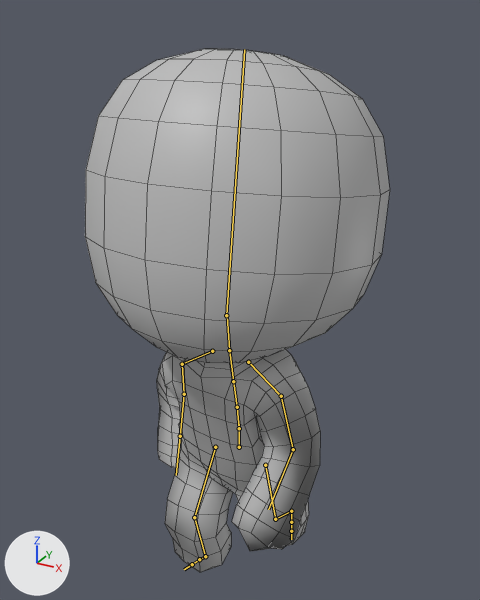
What one commit did to the FBX model Editor/IKRig/WalkingUp.fbx.
Before and after are seen from a camera (50 mm lens) standing at (1.8, -3.24, 3.57) and looking at (-0.01, 0.06, 1.92). The axes (+X, +Y, +Z) are drawn at lower left. The lights are the same throughout. The older version comes first. Both versions are drawn at frame 27 of the action 'Baked'; the numbers are the values there. The bones that change, and the others that lie on the model, are drawn over the model as lines. Mesh edges are drawn as thin lines.

Names of what the first picture shows: 'StickMan'.
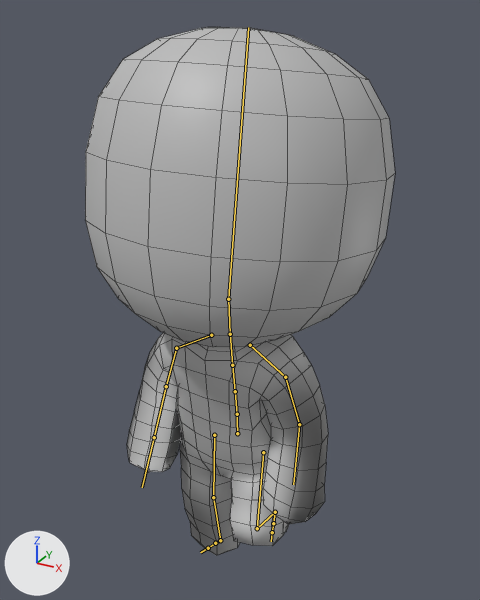
Changed parts and their boxes [x1, y1, x2, y2] in the pictures (480 x 600 px):
'StickMan', posed
    before: [85, 49, 390, 572]
    after: [85, 27, 395, 555]
bone 'mixamorig:Hips', root to tip
    before: (239, 447) to (239, 424)
    after: (237, 433) to (236, 409)
bone 'mixamorig:Spine', root to tip
    before: (239, 428) to (237, 407)
    after: (237, 414) to (235, 391)
bone 'mixamorig:Spine1', root to tip
    before: (237, 407) to (233, 381)
    after: (235, 391) to (232, 365)
bone 'mixamorig:Spine2', root to tip
    before: (233, 381) to (229, 350)
    after: (232, 365) to (230, 333)
bone 'mixamorig:Neck', root to tip
    before: (229, 350) to (227, 315)
    after: (230, 334) to (228, 298)
bone 'mixamorig:Head', root to tip
    before: (226, 315) to (244, 49)
    after: (228, 299) to (248, 27)
bone 'mixamorig:LeftShoulder', root to tip
    before: (248, 362) to (281, 396)
    after: (250, 345) to (285, 377)
bone 'mixamorig:LeftArm', root to tip
    before: (281, 396) to (293, 449)
    after: (285, 377) to (299, 424)
bone 'mixamorig:LeftForeArm', root to tip
    before: (293, 449) to (268, 509)
    after: (299, 424) to (293, 484)
bone 'mixamorig:RightShoulder', root to tip
    before: (212, 351) to (182, 364)
    after: (211, 335) to (176, 348)
bone 'mixamorig:RightArm', root to tip
    before: (182, 364) to (184, 394)
    after: (176, 348) to (166, 386)
bone 'mixamorig:RightForeArm', root to tip
    before: (184, 394) to (180, 436)
    after: (166, 386) to (154, 437)
bone 'mixamorig:LeftUpLeg', root to tip
    before: (265, 465) to (275, 519)
    after: (263, 452) to (257, 528)
bone 'mixamorig:LeftLeg', root to tip
    before: (275, 519) to (291, 511)
    after: (257, 528) to (275, 512)
bone 'mixamorig:LeftFoot', root to tip
    before: (291, 511) to (291, 522)
    after: (275, 512) to (273, 523)
bone 'mixamorig:RightUpLeg', root to tip
    before: (215, 447) to (194, 517)
    after: (214, 435) to (213, 497)
bone 'mixamorig:RightLeg', root to tip
    before: (194, 517) to (205, 556)
    after: (213, 497) to (220, 540)
bone 'mixamorig:RightFoot', root to tip
    before: (205, 556) to (199, 559)
    after: (220, 540) to (215, 543)

The edits, one by one:
Bone 'mixamorig:Hips' (bone_mixamorig_hips) moves from (2.3, -9.5, 1.5) to (1.0, 0.5, 1.5).
Bone 'mixamorig:Hips' (bone_mixamorig_hips) turns from (4, -1, -2) to (1, -4, 1) degrees about its own x, y and z.
Bone 'mixamorig:Spine' (bone_mixamorig_spine) turns from (6, -2, 2) to (6, 1, -1) degrees about its own x, y and z.
Bone 'mixamorig:Spine1' (bone_mixamorig_spine1) turns from (0, -2, 1) to (0, 1, 0) degrees about its own x, y and z.
Bone 'mixamorig:Spine2' (bone_mixamorig_spine2) turns from (0, -2, 1) to (0, 1, 0) degrees about its own x, y and z.
Bone 'mixamorig:Neck' (bone_mixamorig_neck) turns from (-5, 1, -1) to (-4, 0, -1) degrees about its own x, y and z.
Bone 'mixamorig:Head' (bone_mixamorig_head) turns from (-13, 4, -1) to (-11, 0, 0) degrees about its own x, y and z.
Bone 'mixamorig:LeftShoulder' (bone_mixamorig_leftshoulder) turns from (9, 5, 13) to (10, 5, 10) degrees about its own x, y and z.
Bone 'mixamorig:LeftArm' (bone_mixamorig_leftarm) turns from (55, -13, 0) to (61, -4, -5) degrees about its own x, y and z.
Bone 'mixamorig:LeftForeArm' (bone_mixamorig_leftforearm) turns from (11, 3, 44) to (11, 6, 27) degrees about its own x, y and z.
Bone 'mixamorig:RightShoulder' (bone_mixamorig_rightshoulder) turns from (15, -3, -9) to (12, -4, -11) degrees about its own x, y and z.
Bone 'mixamorig:RightArm' (bone_mixamorig_rightarm) turns from (57, -6, 9) to (56, 5, 0) degrees about its own x, y and z.
Bone 'mixamorig:RightForeArm' (bone_mixamorig_rightforearm) turns from (8, -9, -18) to (12, -4, -21) degrees about its own x, y and z.
Bone 'mixamorig:LeftUpLeg' (bone_mixamorig_leftupleg) turns from (-4, -9, 6) to (27, -12, 1) degrees about its own x, y and z.
Bone 'mixamorig:LeftLeg' (bone_mixamorig_leftleg) turns from (-54, -1, 1) to (-94, -1, 2) degrees about its own x, y and z.
Bone 'mixamorig:LeftFoot' (bone_mixamorig_leftfoot) turns from (3, 3, 2) to (32, 1, 1) degrees about its own x, y and z.
Bone 'mixamorig:RightUpLeg' (bone_mixamorig_rightupleg) turns from (39, 5, 9) to (8, 7, 6) degrees about its own x, y and z.
Bone 'mixamorig:RightLeg' (bone_mixamorig_rightleg) turns from (-47, 1, -6) to (-13, 0, -3) degrees about its own x, y and z.
Bone 'mixamorig:RightFoot' (bone_mixamorig_rightfoot) turns from (13, 2, -4) to (8, -2, -1) degrees about its own x, y and z.
